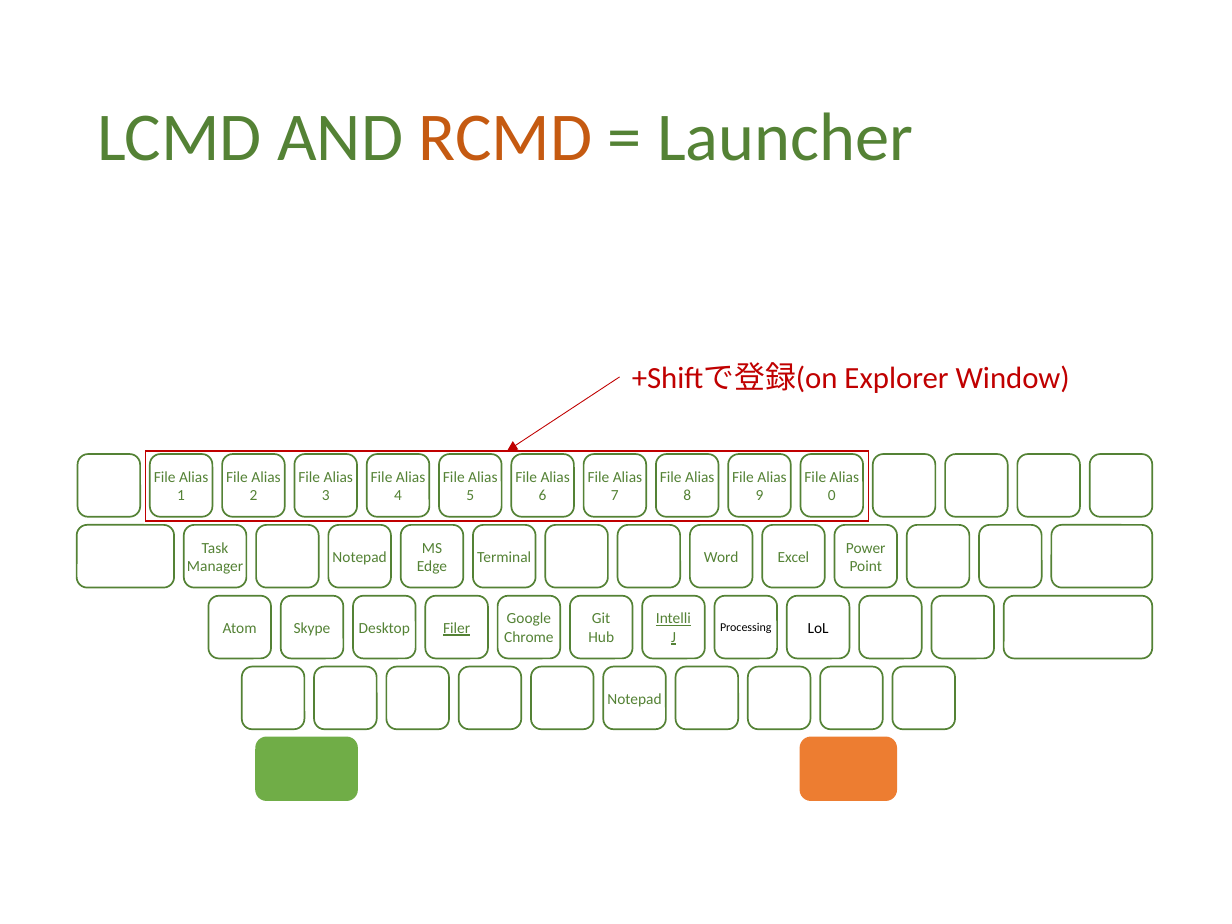
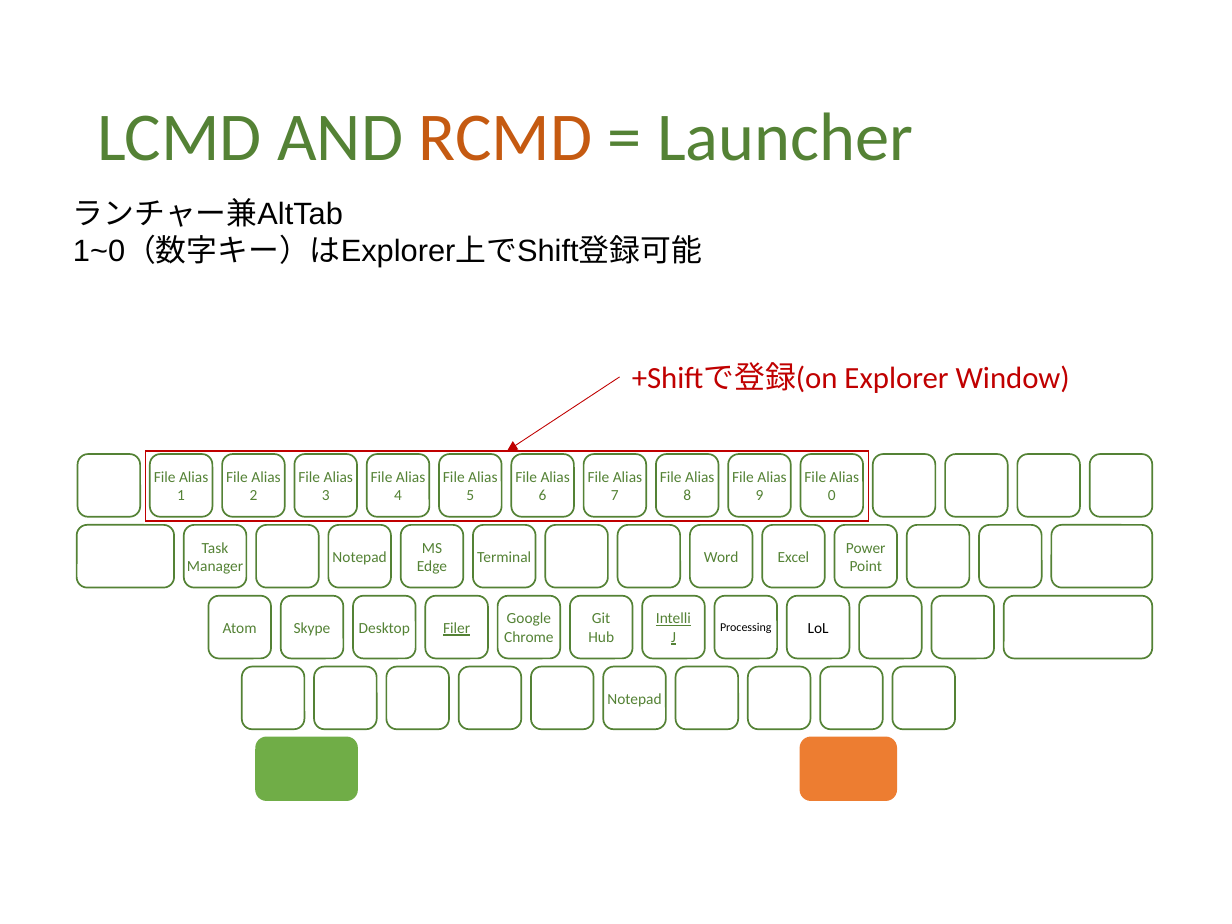
Before and after one commit to ittooo66/myAHK, a slide deck: slide 8 of MANUAL.pptx. Drawn at 1232x924 pixels with LibreOffice and Linux fonts; fonts in the diff are those of the drawing. Boxes give left, top, right and bottom in pixels: in the first picture for what was removed or moved away, otherwise in the second. Text is boxed around its words. In the diff, an @@ line names an element or a change of style, - is before the commit and + after.

```diff
--- a/MANUAL.pptx
+++ b/MANUAL.pptx
@@ text added at bbox=[73, 198, 702, 266], 18 pt, text #000000 @@
+ランチャー兼AltTab
+1~0（数字キー）はExplorer上でShift登録可能
```
Also in this commit, not shown: 4 other slides changed.
